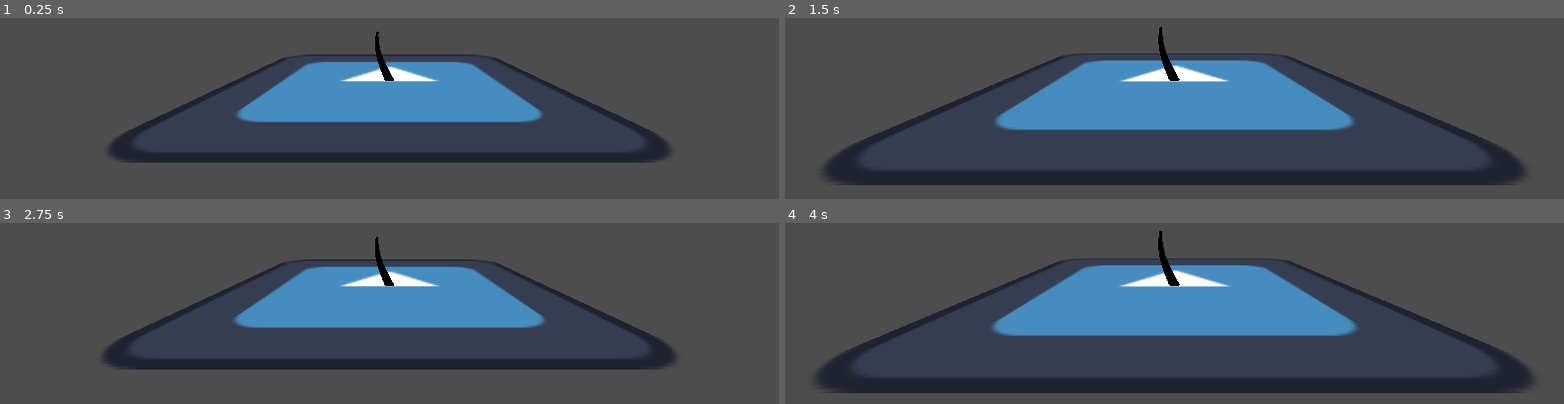
Above: before the commit, frames 1-4 (two rows, left to right).
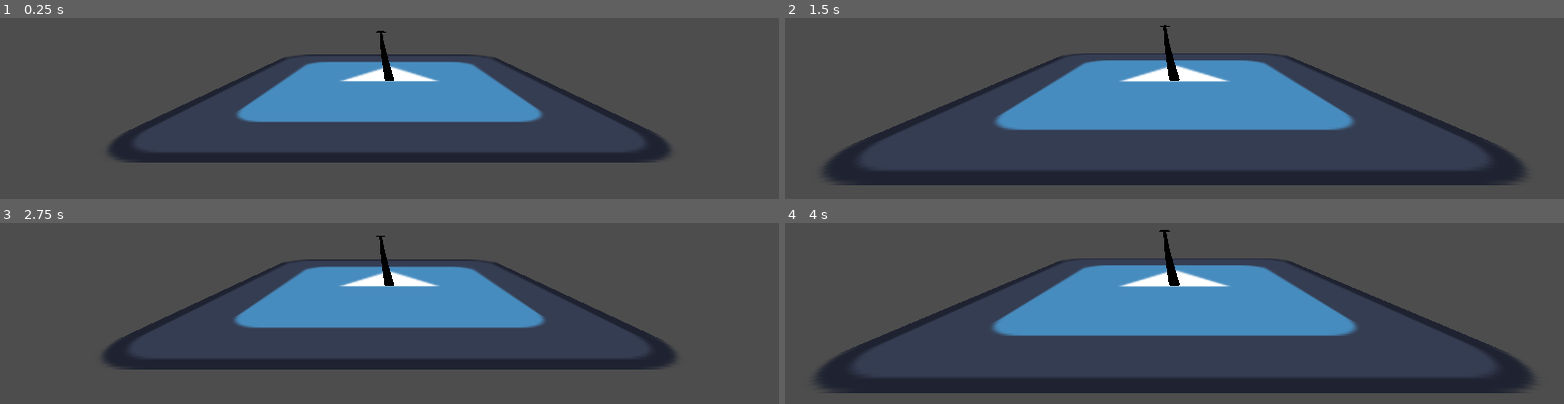
Above: after the commit, the same moments.

Repository: jcovar9/FlowerGenerator
Game: Godot game, scene res://main_scene.tscn
Two runs of this game, one before a commit and one after it. Both use one fixed random seed, a clock stepped at 60 frames per second and the inputs below. The engine's default icon, where the game draws it, is replaced by a stand-in: a white triangle on a blue panel in a dark square.
Inputs (mouse positions are in pixels of both pictures, inside the frame that each line leads up to):
- Up to frame 1 (0.25 s): no input
- Up to frame 2 (1.5 s): tap Enter at 0.5 s; move the mouse to (outside the picture) at 0.52 s; press the mouse at (outside the picture) at 0.53 s; tap Space at 1.25 s; move the mouse to (1018, 28) at 1.27 s; release the mouse at (1018, 28) at 1.28 s; tap Mouse wheel up (ZoomIn) at 1.35 s
- Up to frame 3 (2.75 s): tap Enter at 2 s; move the mouse to (outside the picture) at 2.02 s; tap Mouse wheel down (ZoomOut) at 2.1 s
- Up to frame 4 (4 s): tap Space at 2.75 s; move the mouse to (1135, 300) at 2.77 s; click (1135, 300) at 2.85 s; tap Enter at 3.5 s; move the mouse to (1408, 279) at 3.52 s; tap Mouse wheel up (ZoomIn) at 3.6 s

The runs differ from the first frame. In frame 1, 0.2% of the frame differs, in the area x 48-51%, y 7-35%; in frame 2, 0.3%; in frame 3, 0.2%; in frame 4, 0.3%, in the area x 47-51%, y 3-34%.
Error in both runs: Cannot call method 'rotate_y' on a null value. (res://Scripts/camera_movement.gd:17)

Commit message:
Add files via upload

Diff:
--- a/Scripts/flower.gd
+++ b/Scripts/flower.gd
@@ -1,9 +1,21 @@
 class_name Flower
 extends Node3D
 
-var root_position : Vector3
-var number_petals : int = 2
-var petal_length : float = 0.1
+var head_position : Vector3
+var flower_head_radius : float = 0.1
+@export
+var flower_head_shader : Shader
+var flower_head_shader_material := ShaderMaterial.new()
+var flower_head := MeshInstance3D.new()
 
-func _init(pos : Vector3) -> void:
-	root_position = pos
+func _init(rng : RandomNumberGenerator, pos : Vector3) -> void:
+	head_position = pos
+	flower_head_shader_material.shader = flower_head_shader
+	var mesh := SphereMesh.new()
+	mesh.radius = 0.1
+	mesh.height = 0.03
+	mesh.is_hemisphere = true
+	mesh.material = flower_head_shader_material
+	flower_head.mesh = mesh
+	flower_head.position = head_position
+	add_child(flower_head)
--- a/Scripts/stem.gd
+++ b/Scripts/stem.gd
@@ -45,10 +45,18 @@
 	stem_shader_material.set_shader_parameter("za", za)
 	stem_shader_material.set_shader_parameter("zb", zb)
 	stem_shader_material.set_shader_parameter("zc", zc)
+	update_flower()
 
 func update_height_data():
 	stem.mesh.section_length = height / stem.mesh.sections
 	stem_shader_material.set_shader_parameter("height", height)
+	update_flower()
+
+func update_flower():
+	var stem_top_x : float = (sin(height * xa) + sin(height * xb) + sin(height * xc)) * 0.1
+	var stem_top_z : float = (sin(height * za) + sin(height * zb) + sin(height * zc)) * 0.1
+	var flower := Flower.new(rng, Vector3(stem_top_x, height, stem_top_z))
+	add_child(flower)
 
 # Called when the node enters the scene tree for the first time.
 func _ready() -> void:
@@ -63,6 +71,4 @@
 	update_seed_data()
 	update_height_data()
 	add_child(stem)
-	var stem_top_x : float = (sin(height * xa) + sin(height * xb) + sin(height * xc)) * 0.1
-	var stem_top_z : float = (sin(height * za) + sin(height * zb) + sin(height * zc)) * 0.1
-	var flower := Flower.new(Vector3(stem_top_x, height, stem_top_z))
+	update_flower()
--- a/main_scene.tscn
+++ b/main_scene.tscn
@@ -6,21 +6,9 @@
 [ext_resource type="Shader" path="res://Shaders/stem_shader.gdshader" id="4_mn17e"]
 [ext_resource type="Script" path="res://Scripts/flower.gd" id="5_1qx5k"]
 
-[sub_resource type="ShaderMaterial" id="ShaderMaterial_h2uve"]
-render_priority = 0
-shader = ExtResource("4_mn17e")
-shader_parameter/xa = null
-shader_parameter/xb = null
-shader_parameter/xc = null
-shader_parameter/za = null
-shader_parameter/zb = null
-shader_parameter/zc = null
-shader_parameter/height = 1.0
-shader_parameter/startRadius = 0.1
-shader_parameter/endRadius = 0.025
-
-[sub_resource type="TubeTrailMesh" id="TubeTrailMesh_1owu8"]
-material = SubResource("ShaderMaterial_h2uve")
+[sub_resource type="SphereMesh" id="SphereMesh_5812s"]
+height = 0.15
+is_hemisphere = true
 
 [node name="MainScene" type="Node3D"]
 
@@ -35,11 +23,12 @@
 
 [node name="Stem" type="Node3D" parent="."]
 script = ExtResource("2_aplye")
+flower_seed = 1
 stem_shader = ExtResource("4_mn17e")
 
 [node name="MeshInstance3D" type="MeshInstance3D" parent="Stem"]
 visible = false
-mesh = SubResource("TubeTrailMesh_1owu8")
+mesh = SubResource("SphereMesh_5812s")
 
 [node name="Flower" type="Node3D" parent="Stem"]
 script = ExtResource("5_1qx5k")
Not shown: 1 places in main_scene.tscn that only renumber resources
